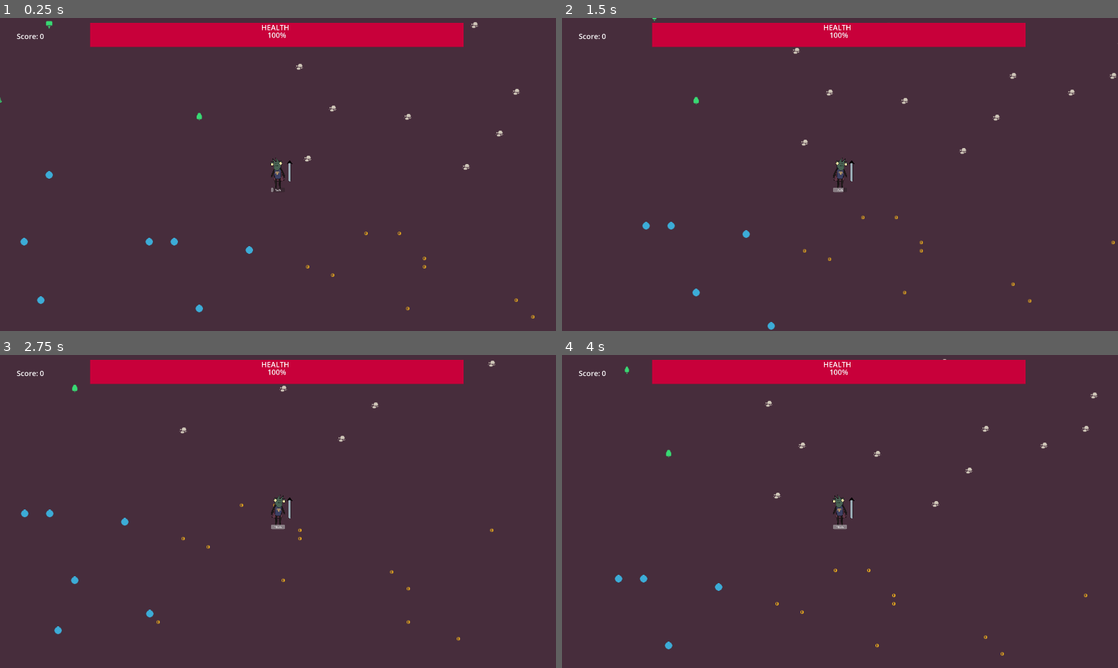
Above: before the commit, frames 1-4 (two rows, left to right).
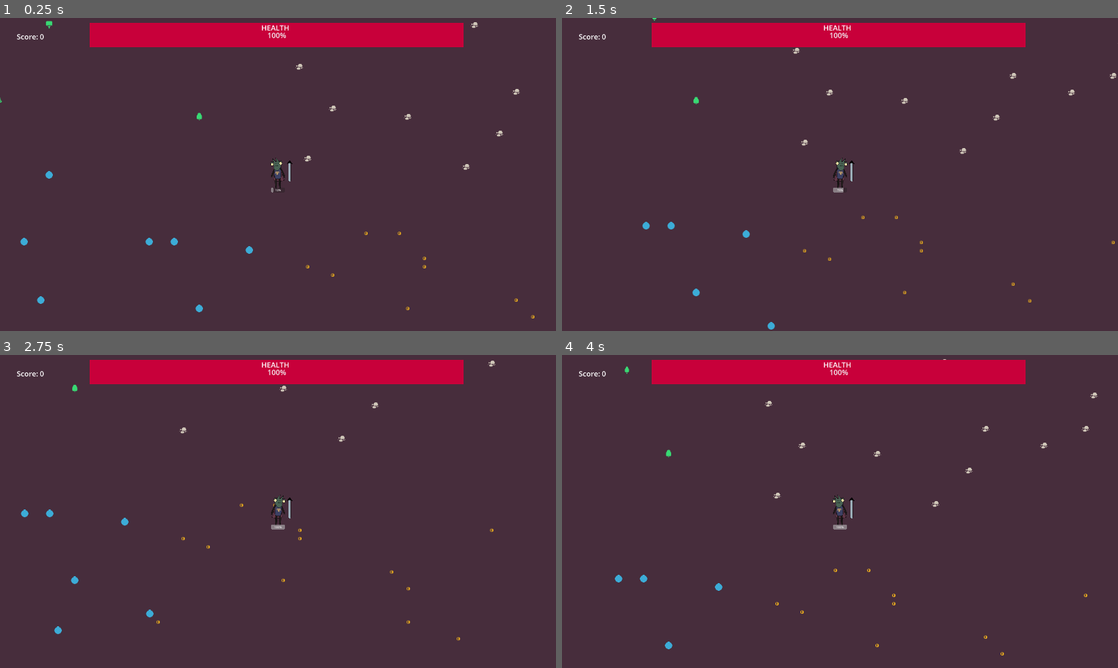
Above: after the commit, the same moments.

Repository: Fymir27/Bogtober2023
Game: Godot game, scene res://scenes/main.tscn
Same seed, same stepped clock (60 frames per second), same inputs: the game is played once before the commit and once after it.
Inputs:
- Up to frame 1 (0.25 s): no input
- Up to frame 2 (1.5 s): tap Enter at 0.5 s; hold Right 0.53-1.28 s; hold Down from 1.28 s (still down)
- Up to frame 3 (2.75 s): release Down at 2.03 s; hold Right from 2.03 s (still down)
- Up to frame 4 (4 s): release Right at 2.78 s; hold Up 2.78-3.53 s; hold Left from 3.53 s (still down)

The runs differ from the first frame. In frame 1, 0.3% of the frame differs, in the area x 0-96%, y 1-96%; in frame 2, 0.3%; in frame 3, 0.3%; in frame 4, 0.3%, in the area x 3-97%, y 1-96%.

Commit message:
VSYNC off

Diff:
--- a/project.godot
+++ b/project.godot
@@ -20,8 +20,9 @@
 window/size/viewport_width=1920
 window/size/viewport_height=1080
 window/size/mode=3
-window/stretch/mode="viewport"
+window/stretch/mode="canvas_items"
 window/stretch/aspect="expand"
+window/vsync/vsync_mode=0
 
 [layer_names]
 
